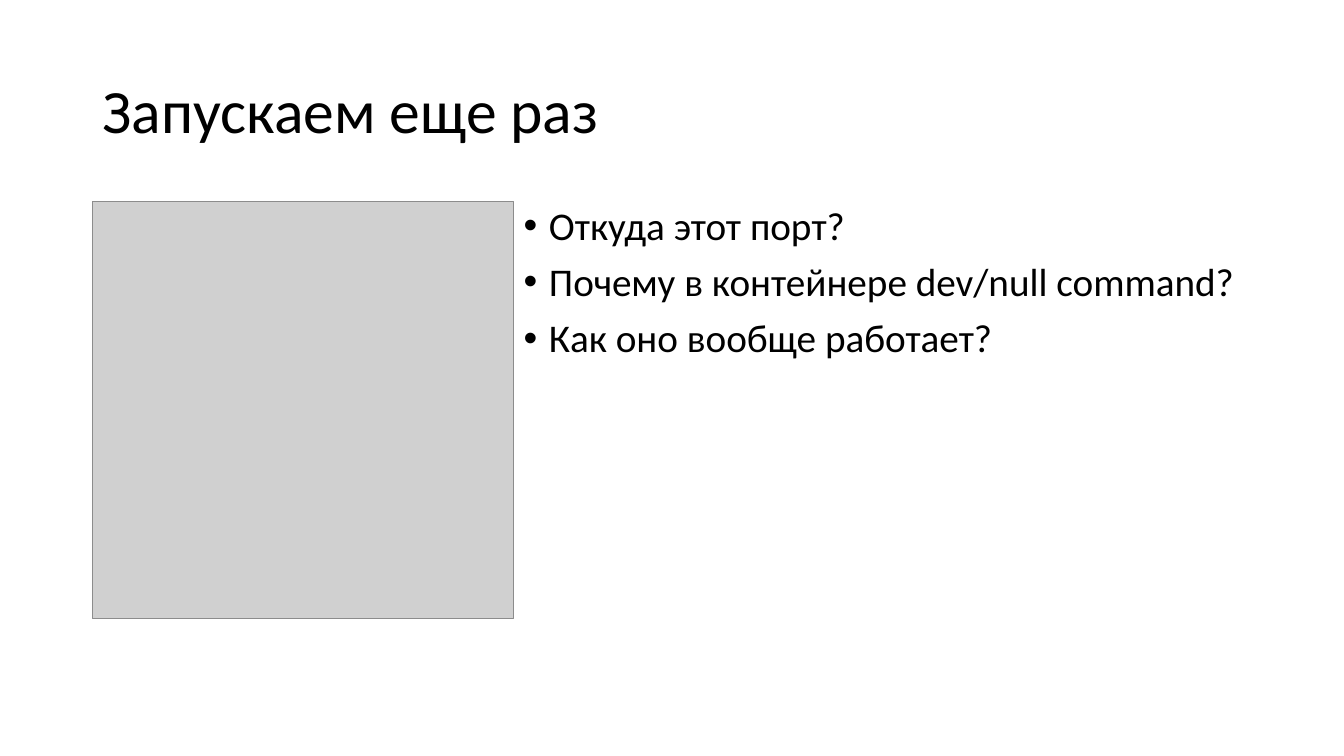
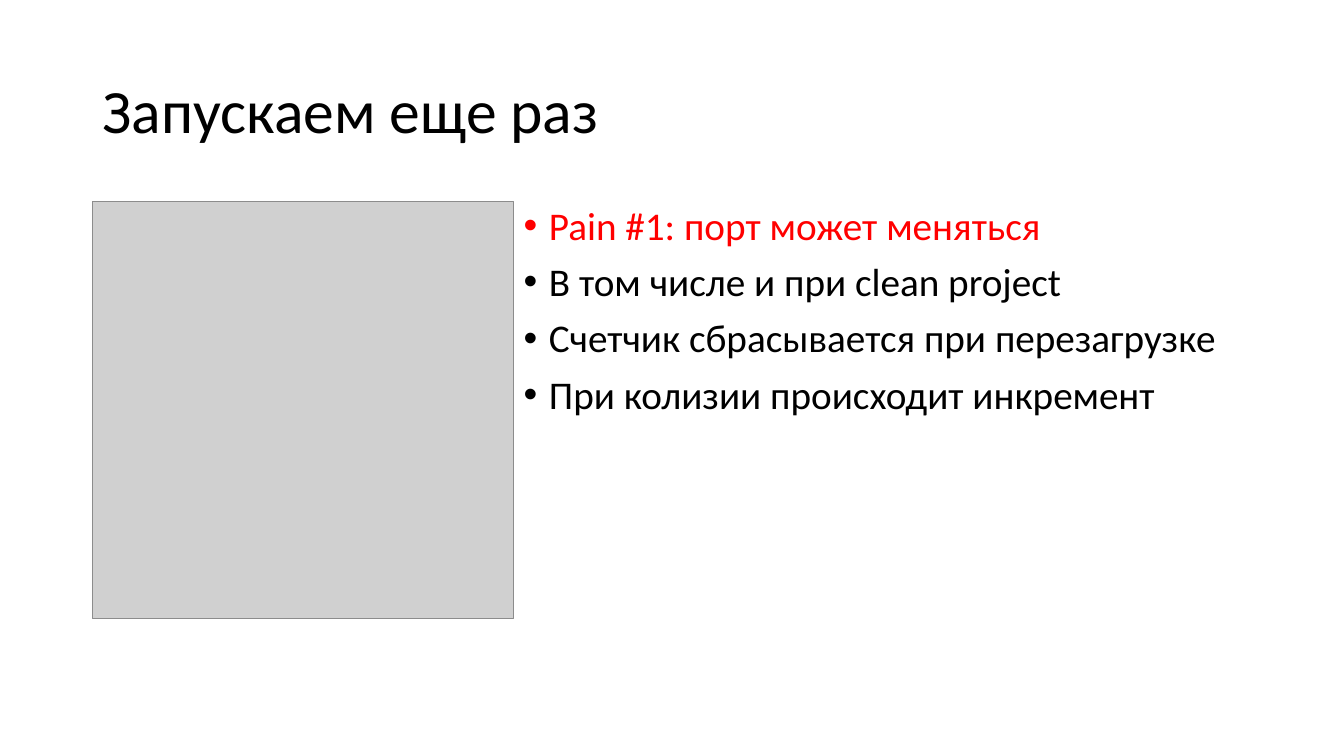
Before and after one commit to kugushev/presentations, a slide deck: slide 17 of 2019_VisualStudio-And-Docker/Presentation.pptx (slide 16 before the commit). Drawn at 1344x756 pixels with LibreOffice and Linux fonts; fonts in the diff are those of the drawing; grey boxes stand for pictures. Boxes give left, top, right and bottom in pixels: in the first picture for what was removed or moved away, otherwise in the second. Text is boxed around its words. In the diff, an @@ line names an element or a change of style, - is before the commit and + after.

Commit message:
add external project

```diff
--- a/2019_VisualStudio-And-Docker/Presentation.pptx
+++ b/2019_VisualStudio-And-Docker/Presentation.pptx
@@ text at (549, 213, 1215, 416): text changed @@
-• Откуда этот порт?
-• Почему в контейнере dev/null command?
-• Как оно вообще работает?
+• Pain #1: порт может меняться
+• В том числе и при clean project
+• Счетчик сбрасывается при перезагрузке
+• При колизии происходит инкремент
```
Also in this commit, not shown: 1 other slide changed, 20 slides added, 5 other files.
